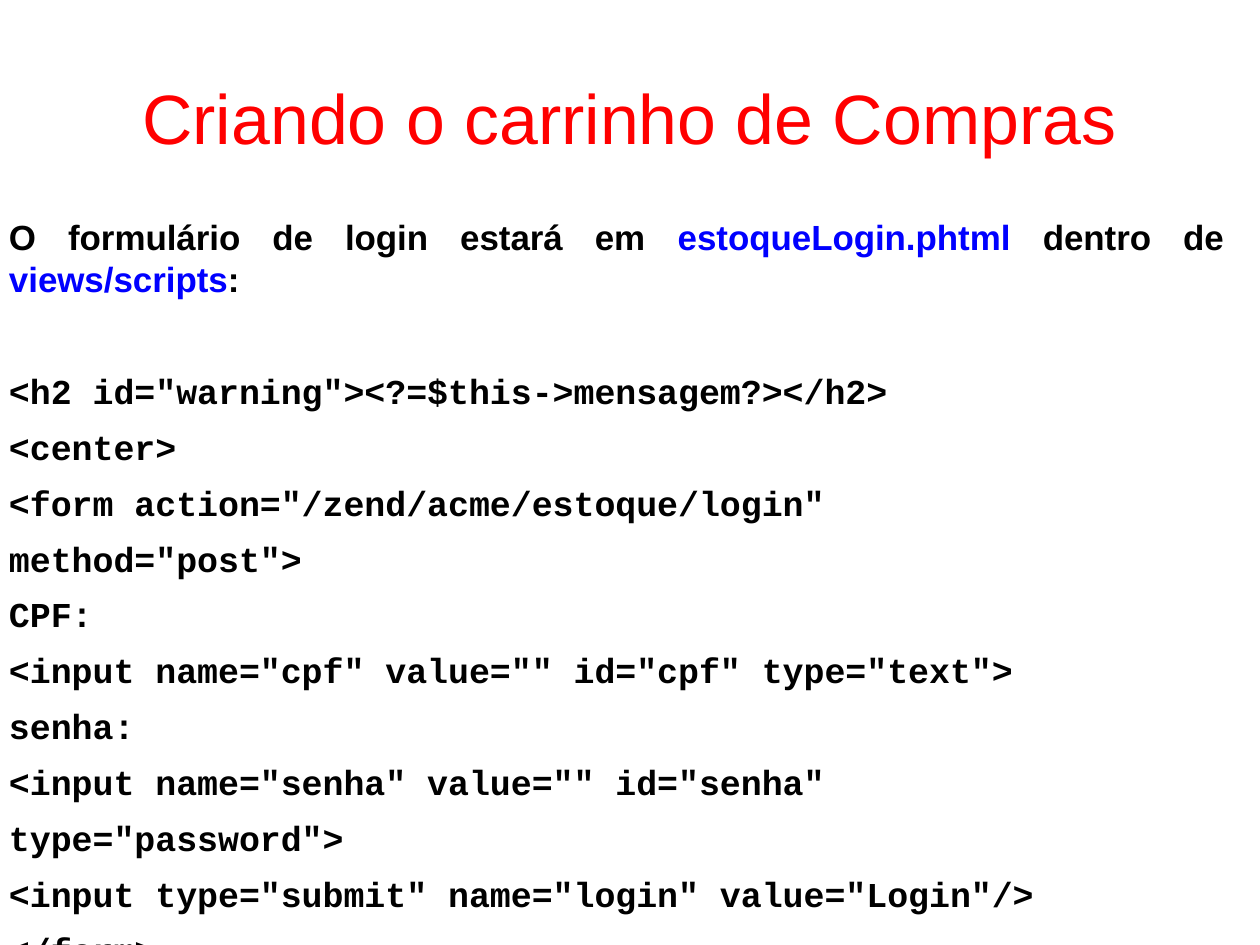
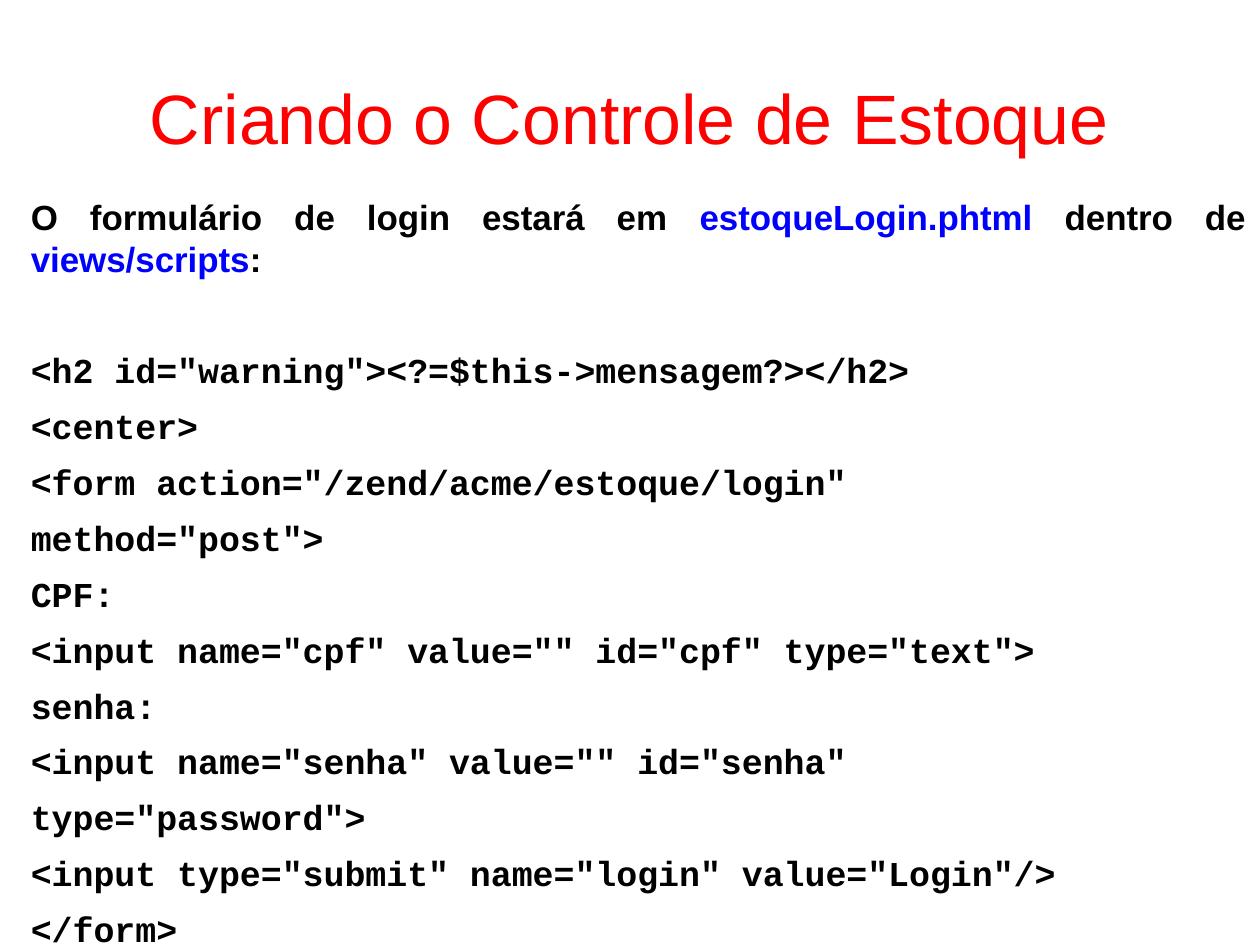
Before and after one commit to fgsl/lojasacme, a slide deck: slide 124 of docs/tutorial.odp. Drawn at 1260x945 pixels with LibreOffice and Linux fonts; fonts in the diff are those of the drawing. Boxes give left, top, right and bottom in pixels: in the first picture for what was removed or moved away, otherwise in the second. Text is boxed around its words. In the diff, an @@ line names an element or a change of style, - is before the commit and + after.

Commit message:
Alterar o título dos slides a partir do 122 para "Criando o Controle de Estoque" #69

```diff
--- a/docs/tutorial.odp
+++ b/docs/tutorial.odp
@@ title at <box>150,93,1108,157</box>: text changed @@
-Criando o carrinho de Compras
+Criando o Controle de Estoque
@@ text "O formulário de login estará ...": place and size @@
-text "O formulário de login estará ..." at <box>9,224,1224,915</box>
+text "O formulário de login estará ..." at <box>31,204,1246,894</box>
```
Also in this commit, not shown: 27 other slides changed, 1 slide added, 1 slide removed, 10 other files.
